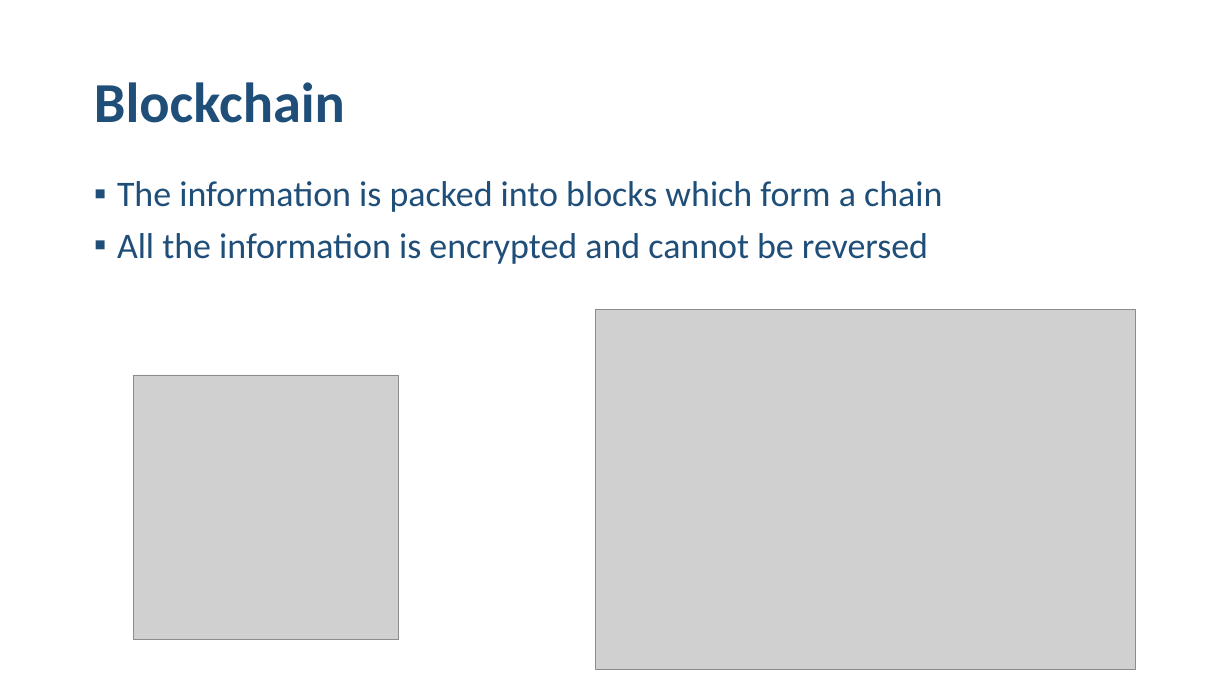
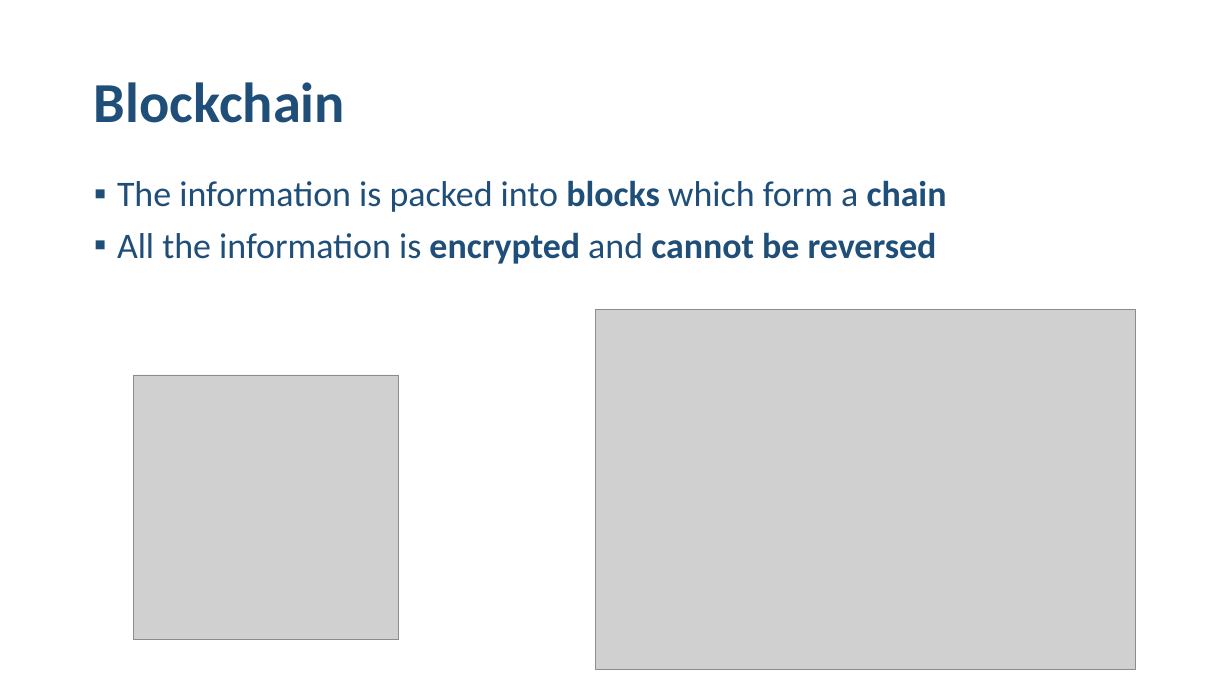
Before and after one commit to mdamyanova/Blockchain-Basics-Mini-Course, a slide deck: slide 17 of 01.Blockchain Introduction/01.Blockchain-Introduction-Presentation.pptx. Drawn at 1232x693 pixels with LibreOffice and Linux fonts; fonts in the diff are those of the drawing; grey boxes stand for pictures. Boxes give left, top, right and bottom in pixels: in the first picture for what was removed or moved away, otherwise in the second. Text is boxed around its words. In the diff, an @@ line names an element or a change of style, - is before the commit and + after.

```diff
--- a/01.Blockchain Introduction/01.Blockchain-Introduction-Presentation.pptx
+++ b/01.Blockchain Introduction/01.Blockchain-Introduction-Presentation.pptx
@@ text "The information is packed into ..." at [117, 180, 947, 264]: bold on in "blocks chain", "encrypted cannot be reversed" @@
```
Also in this commit, not shown: 4 other slides changed.
